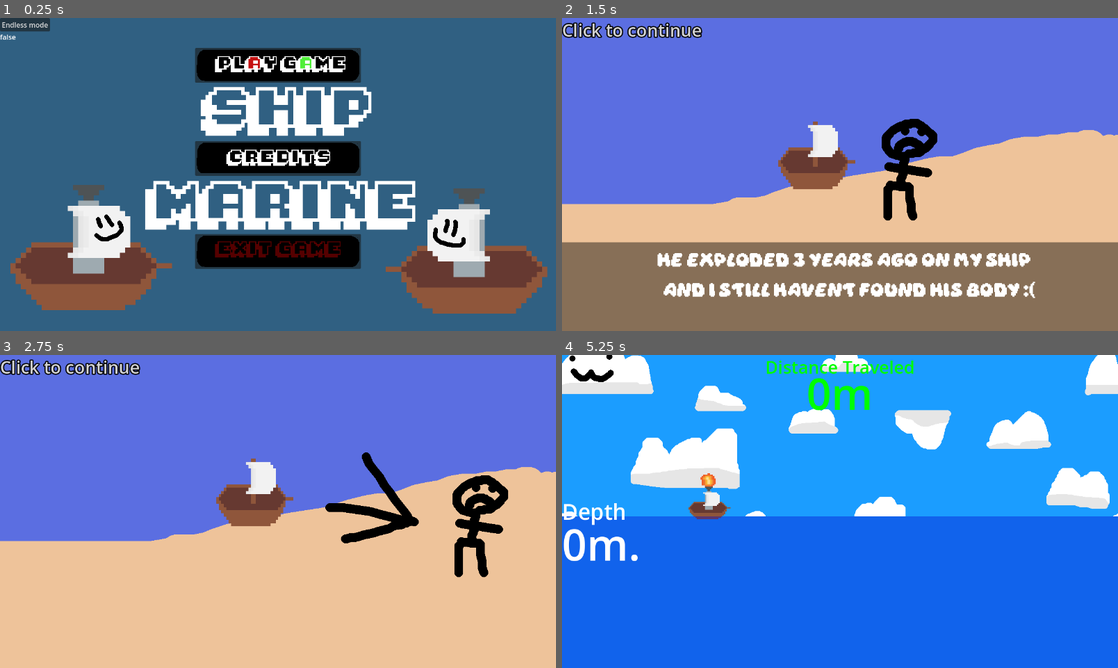
Above: before the commit, frames 1-4 (two rows, left to right).
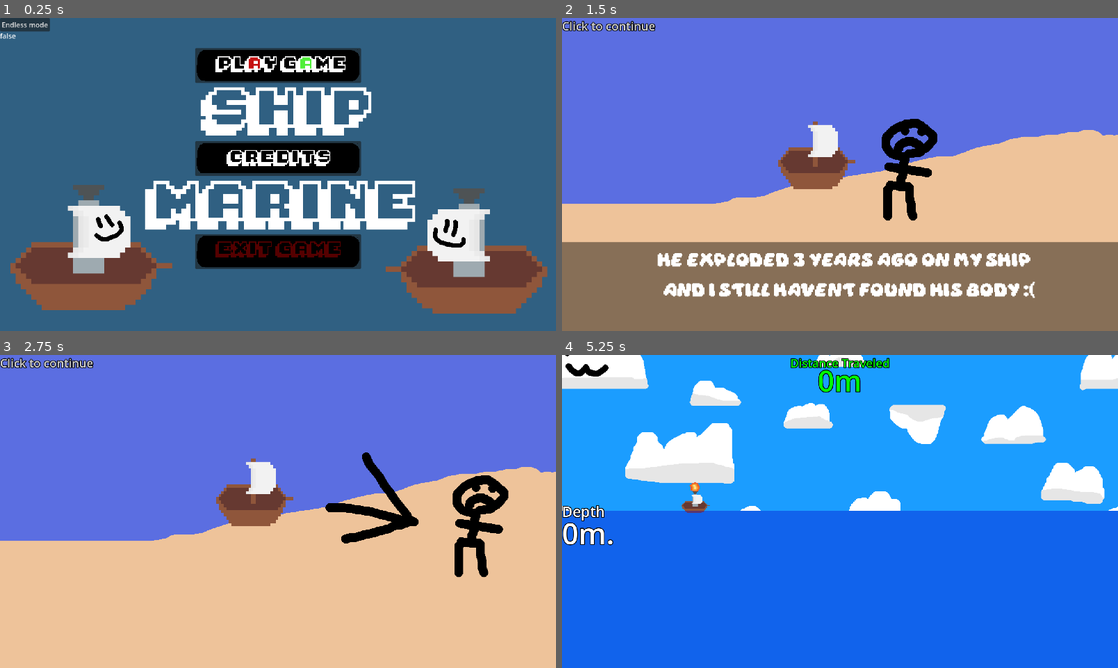
Above: after the commit, the same moments.

Repository: dkristia/Shipmarine
Game: Godot game, scene res://Scenes/MainMenu/main_menu.tscn
The game is run twice, just before and just after one commit, with the same random seed, the same clock (stepped at 60 frames per second) and the same inputs.
Inputs (mouse positions are in pixels of both pictures, inside the frame that each line leads up to):
- Up to frame 1 (0.25 s): no input
- Up to frame 2 (1.5 s): click (840, 64) at 0.5 s; click (840, 174) at 1.25 s
- Up to frame 3 (2.75 s): click (278, 511) at 2 s
- Up to frame 4 (5.25 s): click (840, 511) at 2.75 s; tap Enter (ui_accept) at 3.5, 3.77, 4.25, 4.52, 5 s

The runs differ from the first frame. In frame 1, 1.6% of the frame differs, in the area x 0-95%, y 1-87%; in frame 2, 2.1%; in frame 3, 1.3%; in frame 4, 10%, in the area x 0-100%, y 0-66%.

Commit message:
airplanes and 1080p

Diff:
--- a/GUI.tscn
+++ b/GUI.tscn
@@ -3,17 +3,25 @@
 [sub_resource type="LabelSettings" id="LabelSettings_l5ddx"]
 line_spacing = 10.0
 font_size = 50
+outline_size = 10
+outline_color = Color(0, 0, 0, 1)
 
 [sub_resource type="LabelSettings" id="LabelSettings_gh6ip"]
 font_size = 100
+outline_size = 10
+outline_color = Color(0, 0, 0, 1)
 
 [sub_resource type="LabelSettings" id="LabelSettings_wgm0u"]
 font_size = 40
 font_color = Color(0, 1, 0, 1)
+outline_size = 10
+outline_color = Color(0, 0, 0, 1)
 
 [sub_resource type="LabelSettings" id="LabelSettings_bh7ps"]
 font_size = 100
 font_color = Color(0, 1, 0, 1)
+outline_size = 10
+outline_color = Color(0, 0, 0, 1)
 
 [node name="CanvasLayer" type="CanvasLayer"]
 
--- a/Objects/Enemies/Airplane/airplane.gd
+++ b/Objects/Enemies/Airplane/airplane.gd
@@ -1,7 +1,23 @@
 extends "res://Objects/Enemies/BaseEnemy/enemy.gd"
 
 
+func _ready():
+	super._ready()
+	position.y = randf_range(-100, -1100)
 
 
 func _process(delta):
 	super._process(delta)
+	if $MainSprite.flip_h:
+		position.x += speed*delta*75
+	else:
+		position.x -= speed*delta*75
+
+
+func _on_area_entered(area):
+	if area.is_in_group("enemy"):
+		mainSprite.set_texture(_explosion)
+		area.find_child("MainSprite").set_texture(_explosion)
+		await(1)
+		area.queue_free()
+		queue_free()
--- a/Objects/Enemies/Airplane/airplane.tscn
+++ b/Objects/Enemies/Airplane/airplane.tscn
@@ -1,21 +1,23 @@
 [gd_scene load_steps=4 format=3 uid="uid://bhlamemxy13f6"]
 
-[ext_resource type="Script" path="res://Objects/Enemies/BigShip/bigship.gd" id="1_lfvnh"]
-[ext_resource type="Texture2D" uid="uid://bpejtb21rqlp7" path="res://Sprites/Enemies/bigshipx4.png" id="2_u4a6c"]
+[ext_resource type="Script" path="res://Objects/Enemies/Airplane/airplane.gd" id="1_inob7"]
+[ext_resource type="Texture2D" uid="uid://bpb8svh1f8s1m" path="res://Sprites/Enemies/airplane.png" id="2_tscdt"]
 
 [sub_resource type="RectangleShape2D" id="RectangleShape2D_wgdsr"]
 size = Vector2(21.6551, 20)
 
-[node name="Airplane" type="Area2D"]
-script = ExtResource("1_lfvnh")
+[node name="Airplane" type="Area2D" groups=["enemy"]]
+script = ExtResource("1_inob7")
 
 [node name="CollisionShape2D" type="CollisionShape2D" parent="."]
-position = Vector2(-4.71667, -35)
+position = Vector2(0, -105.08)
 scale = Vector2(14.8433, 7.08333)
 shape = SubResource("RectangleShape2D_wgdsr")
 
-[node name="Sprite2D" type="Sprite2D" parent="."]
-position = Vector2(0, -67)
-texture = ExtResource("2_u4a6c")
+[node name="MainSprite" type="Sprite2D" parent="."]
+position = Vector2(0, -101.08)
+scale = Vector2(3.48, 3.48)
+texture = ExtResource("2_tscdt")
 
+[connection signal="area_entered" from="." to="." method="_on_area_entered"]
 [connection signal="body_entered" from="." to="." method="_on_body_entered"]
--- a/Objects/Enemies/BaseEnemy/enemy.gd
+++ b/Objects/Enemies/BaseEnemy/enemy.gd
@@ -4,10 +4,14 @@
 @onready var speed = $"/root/Game".speed
 @onready var isplayerdead = $"/root/Game".isDead
 @onready var explosion = $"/root/Game/Ship/Explosion"
+@onready var mainSprite = $MainSprite
+var _explosion = preload("res://Sprites/Ship/explosion.png")
 var gameOverscene = preload("res://Scenes/GameOver/game_over.tscn")
+
+
 func _ready():
-	position.x = 1500
-	position.y = 0
+	position.x = 1920.0/2.0+500.0 + float(mainSprite.texture.get_width())/2.0 * float(mainSprite.scale.x)
+	position.y = 0.0
 
 
 # Called every frame. 'delta' is the elapsed time since the previous frame.
--- a/Objects/Enemies/BaseEnemy/enemy.tscn
+++ b/Objects/Enemies/BaseEnemy/enemy.tscn
@@ -4,11 +4,13 @@
 
 [sub_resource type="RectangleShape2D" id="RectangleShape2D_wgdsr"]
 
-[node name="Enemy" type="Area2D"]
+[node name="Enemy" type="Area2D" groups=["enemy"]]
 script = ExtResource("1_tfut7")
 
 [node name="CollisionShape2D" type="CollisionShape2D" parent="."]
 scale = Vector2(7, 7)
 shape = SubResource("RectangleShape2D_wgdsr")
 
+[node name="MainSprite" type="Sprite2D" parent="."]
+
 [connection signal="body_entered" from="." to="." method="_on_body_entered"]
--- a/Objects/Enemies/BigShip/bigship.gd
+++ b/Objects/Enemies/BigShip/bigship.gd
@@ -1,5 +1,4 @@
 extends "res://Objects/Enemies/BaseEnemy/enemy.gd"
-
 
 
 
--- a/Objects/Enemies/BigShip/bigship.tscn
+++ b/Objects/Enemies/BigShip/bigship.tscn
@@ -6,7 +6,7 @@
 [sub_resource type="RectangleShape2D" id="RectangleShape2D_wgdsr"]
 size = Vector2(21.8954, 332.927)
 
-[node name="Bigship" type="Area2D"]
+[node name="Bigship" type="Area2D" groups=["enemy"]]
 z_index = -2
 script = ExtResource("1_57ll8")
 
@@ -15,7 +15,7 @@
 scale = Vector2(14.8433, 0.40333)
 shape = SubResource("RectangleShape2D_wgdsr")
 
-[node name="Mainsprite" type="Sprite2D" parent="."]
+[node name="MainSprite" type="Sprite2D" parent="."]
 position = Vector2(0, -67)
 texture = ExtResource("2_oqv7k")
 
--- a/Objects/Enemies/Island/island.gd
+++ b/Objects/Enemies/Island/island.gd
@@ -3,7 +3,6 @@
 var islandbottom = preload("res://Objects/Enemies/Island/islandbottom.tscn")
 
 func _ready():
-	position.x = 1100
 	super._ready()
 	var currenty = 148
 	for n in 300:
--- a/Objects/Enemies/Island/island.tscn
+++ b/Objects/Enemies/Island/island.tscn
@@ -11,11 +11,11 @@
 z_index = -2
 script = ExtResource("1_3mh5j")
 
-[node name="Mainsprite" type="Sprite2D" parent="."]
+[node name="MainSprite" type="Sprite2D" parent="."]
 position = Vector2(0, -32)
 texture = ExtResource("2_hrfe1")
 
-[node name="Islandbottom" parent="." instance=ExtResource("3_t14sl")]
+[node name="IslandBottom" parent="." instance=ExtResource("3_t14sl")]
 
 [node name="CollisionShape2D" type="CollisionShape2D" parent="."]
 position = Vector2(0, 49904)
--- a/Objects/Ship/ShipMovement.gd
+++ b/Objects/Ship/ShipMovement.gd
@@ -68,9 +68,3 @@
 		_animated_sprite.play(anim1)
 		await _animated_sprite.animation_finished
 		_animated_sprite.play(anim2)
-
-
-func _on_float_box_body_entered(body):
-	print("hi")
-	inWater = true
-	velocity.y -= velocity.y*0.6
--- a/Objects/Ship/ship.tscn
+++ b/Objects/Ship/ship.tscn
@@ -111,8 +111,8 @@
 script = ExtResource("1_o71jj")
 
 [node name="Camera2D" type="Camera2D" parent="."]
-position = Vector2(114.394, 0)
-scale = Vector2(0.378788, 0.378788)
+offset = Vector2(500, 0)
+limit_smoothed = true
 position_smoothing_enabled = true
 
 [node name="AnimatedSprite2D" type="AnimatedSprite2D" parent="."]
--- a/Scenes/Credits/credits.gd
+++ b/Scenes/Credits/credits.gd
@@ -1,15 +1,4 @@
 extends Control
-
-
-# Called when the node enters the scene tree for the first time.
-func _ready():
-	pass # Replace with function body.
-
-
-# Called every frame. 'delta' is the elapsed time since the previous frame.
-func _process(delta):
-	pass
-
 
 func _on_back_pressed():
 	queue_free()
--- a/Scenes/Credits/credits.tscn
+++ b/Scenes/Credits/credits.tscn
@@ -20,12 +20,14 @@
 [node name="CanvasLayer" type="CanvasLayer" parent="."]
 
 [node name="Credits" type="Sprite2D" parent="CanvasLayer"]
+scale = Vector2(1.5, 1.5)
 texture = ExtResource("1_yfex8")
 centered = false
 
 [node name="Back" type="Button" parent="CanvasLayer"]
 offset_right = 8.0
 offset_bottom = 8.0
+scale = Vector2(1.5, 1.5)
 theme_override_styles/normal = SubResource("StyleBoxEmpty_d4ptj")
 theme_override_styles/hover = SubResource("StyleBoxEmpty_s3lnt")
 theme_override_styles/pressed = SubResource("StyleBoxEmpty_s3lnt")
--- a/Scenes/Cutscene/cutscene.tscn
+++ b/Scenes/Cutscene/cutscene.tscn
@@ -38,61 +38,73 @@
 [node name="CanvasLayer" type="CanvasLayer" parent="."]
 
 [node name="Cutscene1" type="Sprite2D" parent="CanvasLayer"]
+scale = Vector2(1.5, 1.5)
 texture = ExtResource("2_2cvn0")
 centered = false
 
 [node name="Cutscene2" type="Sprite2D" parent="CanvasLayer"]
 visible = false
+scale = Vector2(1.5, 1.5)
 texture = ExtResource("3_vglwd")
 centered = false
 
 [node name="Cutscene3" type="Sprite2D" parent="CanvasLayer"]
 visible = false
+scale = Vector2(1.5, 1.5)
 texture = ExtResource("4_d6q0c")
 centered = false
 
 [node name="Cutscene4" type="Sprite2D" parent="CanvasLayer"]
 visible = false
+scale = Vector2(1.5, 1.5)
 texture = ExtResource("5_oifmv")
 centered = false
 
 [node name="Cutscene5" type="Sprite2D" parent="CanvasLayer"]
 visible = false
+scale = Vector2(1.5, 1.5)
 texture = ExtResource("6_r432t")
 centered = false
 
 [node name="Cutscene6" type="Sprite2D" parent="CanvasLayer"]
 visible = false
+scale = Vector2(1.5, 1.5)
 texture = ExtResource("7_fdyuc")
 centered = false
 
 [node name="Cutscene7" type="Sprite2D" parent="CanvasLayer"]
 visible = false
+scale = Vector2(1.5, 1.5)
 texture = ExtResource("8_4084i")
 centered = false
 
 [node name="Cutscene8" type="Sprite2D" parent="CanvasLayer"]
 visible = false
+scale = Vector2(1.5, 1.5)
 texture = ExtResource("9_k7ech")
 centered = false
 
 [node name="Cutscene9" type="Sprite2D" parent="CanvasLayer"]
 visible = false
+scale = Vector2(1.5, 1.5)
 texture = ExtResource("10_yw4iy")
 centered = false
 
 [node name="Cutscene10" type="Sprite2D" parent="CanvasLayer"]
 visible = false
+scale = Vector2(1.5, 1.5)
 texture = ExtResource("11_nlbi8")
 centered = false
 
 [node name="Cutscene11" type="Sprite2D" parent="CanvasLayer"]
 visible = false
+scale = Vector2(1.5, 1.5)
 texture = ExtResource("12_psj6u")
 centered = false
 
 [node name="Cutscene12" type="Sprite2D" parent="CanvasLayer"]
 visible = false
+scale = Vector2(1.5, 1.5)
 texture = ExtResource("13_ugnee")
 centered = false
 
@@ -106,6 +118,7 @@
 custom_minimum_size = Vector2(1280, 720)
 offset_right = 8.0
 offset_bottom = 8.0
+scale = Vector2(1.5, 1.5)
 theme_override_styles/normal = SubResource("StyleBoxEmpty_g3h8b")
 theme_override_styles/hover = SubResource("StyleBoxEmpty_g3h8b")
 theme_override_styles/pressed = SubResource("StyleBoxEmpty_g3h8b")
--- a/Scenes/Game/game.gd
+++ b/Scenes/Game/game.gd
@@ -3,13 +3,16 @@
 @onready var _score = $"GUI/MarginContainer/VBoxContainer/Score/Points"
 @export var speed = 1
 @export var isDead = false
-@onready var timer = $Timer
+@onready var regEnemTimer = $RegularEnemyTimer
+@onready var skyEnemTimer = $SkyEnemyTimer
 
 @onready var vars = get_node("/root/first")
 
 @export var winScore = 150
 
 var enemies = []
+
+var skyenemies = []
 
 var rng = RandomNumberGenerator.new()
 
@@ -21,6 +24,8 @@
 	enemies.append(bigship)
 	var island = load("res://Objects/Enemies/Island/island.tscn")
 	enemies.append(island)
+	var airplane = load("res://Objects/Enemies/Airplane/airplane.tscn")
+	skyenemies.append(airplane)
 
 func _process(delta):
 
@@ -36,11 +41,21 @@
 	if isDead:
 		speed = 0
 
-func _on_timer_timeout():
-	if !isDead:
-		var rand_enemy:int = randi() % enemies.size()
-		var enemy = enemies[rand_enemy].instantiate()
-		if randf() < 0.5:
-			enemy.get_node("Mainsprite").flip_h = true
-		add_child(enemy)
-		timer.wait_time = rng.randf_range(3, 15)
+func _on_regular_enemy_timer_timeout():
+		if !isDead:
+			var rand_enemy:int = randi() % enemies.size()
+			var enemy = enemies[rand_enemy].instantiate()
+			if randf() < 0.5:
+				enemy.get_node("MainSprite").flip_h = true
+			add_child(enemy)
+			regEnemTimer.wait_time = rng.randf_range(3, 15)
+
+
+func _on_sky_enemy_timer_timeout():
+		if !isDead:
+			var rand_enemy:int = randi() % skyenemies.size()
+			var enemy = skyenemies[rand_enemy].instantiate()
+			if randf() < 0.5:
+				enemy.get_node("MainSprite").flip_h = true
+			add_child(enemy)
+			skyEnemTimer.wait_time = rng.randf_range(3, 10)
--- a/Scenes/Game/game.tscn
+++ b/Scenes/Game/game.tscn
@@ -24,25 +24,28 @@
 
 [node name="ParallaxBackground" parent="ColorBackground" instance=ExtResource("2_m0kst")]
 layer = -2
-offset = Vector2(-338, 0)
-transform = Transform2D(1, 0, 0, 1, -338, 0)
 follow_viewport_enabled = true
 
 [node name="Ship" parent="." instance=ExtResource("1_prw3a")]
-position = Vector2(0, -22)
 
 [node name="WaterArea2D" parent="." instance=ExtResource("2_ird0y")]
+position = Vector2(351, 0)
 
 [node name="GUI" parent="." instance=ExtResource("3_op2in")]
-
-[node name="Timer" type="Timer" parent="."]
-wait_time = 7.0
-autostart = true
 
 [node name="AudioStreamPlayer" type="AudioStreamPlayer" parent="."]
 stream = ExtResource("7_e818d")
 autoplay = true
 
+[node name="RegularEnemyTimer" type="Timer" parent="."]
+wait_time = 7.0
+autostart = true
+
+[node name="SkyEnemyTimer" type="Timer" parent="."]
+wait_time = 6.0
+autostart = true
+
 [connection signal="body_entered" from="WaterArea2D" to="Ship" method="_on_water_area_2d_body_entered"]
 [connection signal="body_exited" from="WaterArea2D" to="Ship" method="_on_water_area_2d_body_exited"]
-[connection signal="timeout" from="Timer" to="." method="_on_timer_timeout"]
+[connection signal="timeout" from="RegularEnemyTimer" to="." method="_on_regular_enemy_timer_timeout"]
+[connection signal="timeout" from="SkyEnemyTimer" to="." method="_on_sky_enemy_timer_timeout"]
--- a/Scenes/GameOver/game_over.gd
+++ b/Scenes/GameOver/game_over.gd
@@ -1,15 +1,4 @@
 extends Control
-
-
-# Called when the node enters the scene tree for the first time.
-func _ready():
-	pass # Replace with function body.
-
-
-# Called every frame. 'delta' is the elapsed time since the previous frame.
-func _process(delta):
-	pass
-
 
 func _on_play_pressed():
 	get_tree().change_scene_to_file("res://Scenes/MainMenu/main_menu.tscn")
--- a/Scenes/GameOver/game_over.tscn
+++ b/Scenes/GameOver/game_over.tscn
@@ -1,10 +1,14 @@
-[gd_scene load_steps=6 format=3 uid="uid://cdywgr4lpuseu"]
+[gd_scene load_steps=8 format=3 uid="uid://cdywgr4lpuseu"]
 
 [ext_resource type="Script" path="res://Scenes/GameOver/game_over.gd" id="1_voxts"]
 [ext_resource type="Shortcut" uid="uid://cq0qrt6m2ayr5" path="res://Scenes/accept.tres" id="2_8gtbx"]
 [ext_resource type="Texture2D" uid="uid://rnpgm1iyhtn5" path="res://Scenes/GameOver/deathscreen_playagain.png" id="2_o58dx"]
 [ext_resource type="AudioStream" uid="uid://dggv3y367mlf4" path="res://Scenes/GameOver/Dead.wav" id="2_vmtfg"]
 [ext_resource type="Texture2D" uid="uid://ba6vdpko4ga43" path="res://Scenes/GameOver/deathscreen_exitgame.png" id="3_rfpnp"]
+
+[sub_resource type="StyleBoxEmpty" id="StyleBoxEmpty_k7fdj"]
+
+[sub_resource type="StyleBoxEmpty" id="StyleBoxEmpty_glq5g"]
 
 [node name="game_over" type="Control"]
 layout_mode = 3
@@ -23,61 +27,53 @@
 grow_horizontal = 2
 grow_vertical = 2
 color = Color(1, 0, 0, 0.211765)
-metadata/_edit_use_anchors_ = true
 
 [node name="HBoxContainer" type="HBoxContainer" parent="CanvasLayer"]
-anchors_preset = 4
-anchor_top = 0.5
-anchor_bottom = 0.5
-offset_left = 81.0
-offset_top = 69.0
-offset_right = 1099.0
-offset_bottom = 147.0
+anchors_preset = -1
+anchor_right = 1.11086
+anchor_bottom = 1.18191
+offset_top = 200.0
+offset_right = -212.851
+offset_bottom = 3.53711
+grow_horizontal = 2
 grow_vertical = 2
-scale = Vector2(1.11086, 1.18191)
 size_flags_horizontal = 4
 size_flags_vertical = 4
 alignment = 1
+metadata/_edit_use_anchors_ = true
 
-[node name="VBoxContainer2" type="VBoxContainer" parent="CanvasLayer/HBoxContainer"]
+[node name="MarginContainer" type="MarginContainer" parent="CanvasLayer/HBoxContainer"]
 layout_mode = 2
-size_flags_horizontal = 4
-alignment = 1
+theme_override_constants/margin_left = 0
+theme_override_constants/margin_right = 500
 
-[node name="play" type="Button" parent="CanvasLayer/HBoxContainer/VBoxContainer2"]
+[node name="play" type="Button" parent="CanvasLayer/HBoxContainer/MarginContainer"]
 layout_mode = 2
+theme_override_styles/normal = SubResource("StyleBoxEmpty_k7fdj")
+theme_override_styles/hover = SubResource("StyleBoxEmpty_k7fdj")
+theme_override_styles/pressed = SubResource("StyleBoxEmpty_k7fdj")
+theme_override_styles/disabled = SubResource("StyleBoxEmpty_k7fdj")
+theme_override_styles/focus = SubResource("StyleBoxEmpty_k7fdj")
 shortcut = ExtResource("2_8gtbx")
 shortcut_feedback = false
 shortcut_in_tooltip = false
 icon = ExtResource("2_o58dx")
 
-[node name="MarginContainer" type="MarginContainer" parent="CanvasLayer/HBoxContainer"]
+[node name="MarginContainer2" type="MarginContainer" parent="CanvasLayer/HBoxContainer"]
 layout_mode = 2
 
-[node name="Label" type="Label" parent="CanvasLayer/HBoxContainer/MarginContainer"]
+[node name="exit" type="Button" parent="CanvasLayer/HBoxContainer/MarginContainer2"]
 layout_mode = 2
-text = "                                                           "
-
-[node name="VBoxContainer" type="VBoxContainer" parent="CanvasLayer/HBoxContainer"]
-layout_mode = 2
-size_flags_horizontal = 4
-alignment = 1
-
-[node name="exit" type="Button" parent="CanvasLayer/HBoxContainer/VBoxContainer"]
-layout_mode = 2
+theme_override_styles/normal = SubResource("StyleBoxEmpty_glq5g")
+theme_override_styles/hover = SubResource("StyleBoxEmpty_glq5g")
+theme_override_styles/pressed = SubResource("StyleBoxEmpty_glq5g")
+theme_override_styles/disabled = SubResource("StyleBoxEmpty_glq5g")
+theme_override_styles/focus = SubResource("StyleBoxEmpty_glq5g")
 icon = ExtResource("3_rfpnp")
-
-[node name="Label" type="Label" parent="CanvasLayer"]
-offset_left = 614.0
-offset_top = 72.0
-offset_right = 654.0
-offset_bottom = 95.0
-size_flags_horizontal = 4
-size_flags_vertical = 0
 
 [node name="AudioStreamPlayer" type="AudioStreamPlayer" parent="."]
 stream = ExtResource("2_vmtfg")
 autoplay = true
 
-[connection signal="pressed" from="CanvasLayer/HBoxContainer/VBoxContainer2/play" to="." method="_on_play_pressed"]
-[connection signal="pressed" from="CanvasLayer/HBoxContainer/VBoxContainer/exit" to="." method="_on_exit_pressed"]
+[connection signal="pressed" from="CanvasLayer/HBoxContainer/MarginContainer/play" to="." method="_on_play_pressed"]
+[connection signal="pressed" from="CanvasLayer/HBoxContainer/MarginContainer2/exit" to="." method="_on_exit_pressed"]
--- a/Scenes/MainMenu/main_menu.gd
+++ b/Scenes/MainMenu/main_menu.gd
@@ -7,7 +7,7 @@
 @onready var endlessLabel = $CanvasLayer/EndlessLabel
 
 # Called every frame. 'delta' is the elapsed time since the previous frame.
-func _process(delta):
+func _process(_delta):
 	endlessLabel.text = str(vars.endless)
 	pass
 
--- a/Scenes/MainMenu/main_menu.tscn
+++ b/Scenes/MainMenu/main_menu.tscn
@@ -20,6 +20,7 @@
 [node name="CanvasLayer" type="CanvasLayer" parent="."]
 
 [node name="MainmenuNobuttons" type="Sprite2D" parent="CanvasLayer"]
+scale = Vector2(1.5, 1.5)
 texture = ExtResource("2_76gyl")
 centered = false
 
@@ -29,12 +30,13 @@
 anchor_top = 0.5
 anchor_right = 0.5
 anchor_bottom = 0.5
-offset_left = -191.0
-offset_top = -161.0
-offset_right = 191.0
-offset_bottom = 87.0
+offset_left = -286.0
+offset_top = -436.0
+offset_right = 96.0
+offset_bottom = 72.0
 grow_horizontal = 2
 grow_vertical = 2
+scale = Vector2(1.5, 1.5)
 size_flags_horizontal = 4
 size_flags_vertical = 0
 
@@ -66,12 +68,14 @@
 [node name="Endless" type="Button" parent="CanvasLayer"]
 offset_right = 8.0
 offset_bottom = 8.0
+scale = Vector2(1.5, 1.5)
 text = "Endless mode"
 
 [node name="EndlessLabel" type="Label" parent="CanvasLayer"]
-offset_top = 32.0
+offset_top = 44.0
 offset_right = 40.0
-offset_bottom = 55.0
+offset_bottom = 70.0
+scale = Vector2(1.5, 1.5)
 text = "off
 "
 
--- a/Scenes/Victory/victory.gd
+++ b/Scenes/Victory/victory.gd
@@ -1,15 +1,4 @@
 extends Control
-
-
-# Called when the node enters the scene tree for the first time.
-func _ready():
-	pass # Replace with function body.
-
-
-# Called every frame. 'delta' is the elapsed time since the previous frame.
-func _process(delta):
-	pass
-
 
 func _on_button_pressed():
 	get_tree().change_scene_to_file("res://Scenes/MainMenu/main_menu.tscn")
--- a/Scenes/Victory/victory.tscn
+++ b/Scenes/Victory/victory.tscn
@@ -22,20 +22,23 @@
 [node name="CanvasLayer" type="CanvasLayer" parent="."]
 
 [node name="Winscreen" type="Sprite2D" parent="CanvasLayer"]
+scale = Vector2(1.5, 1.5)
 texture = ExtResource("1_8kwxo")
 centered = false
 
 [node name="Label" type="Label" parent="CanvasLayer"]
-offset_left = 436.0
-offset_top = 631.0
-offset_right = 873.0
-offset_bottom = 703.0
+offset_left = 654.0
+offset_top = 946.5
+offset_right = 1091.0
+offset_bottom = 1018.5
+scale = Vector2(1.5, 1.5)
 text = "Click to play again"
 label_settings = SubResource("LabelSettings_t8us4")
 
 [node name="Button" type="Button" parent="CanvasLayer"]
 offset_right = 1280.0
 offset_bottom = 720.0
+scale = Vector2(1.5, 1.5)
 theme_override_styles/normal = SubResource("StyleBoxEmpty_qqqdh")
 theme_override_styles/hover = SubResource("StyleBoxEmpty_qqqdh")
 theme_override_styles/pressed = SubResource("StyleBoxEmpty_qqqdh")
--- a/parallax_background.tscn
+++ b/parallax_background.tscn
@@ -7,11 +7,12 @@
 script = ExtResource("1_gjner")
 
 [node name="Clouds" type="ParallaxLayer" parent="."]
-position = Vector2(0, -720)
 motion_scale = Vector2(0.5, 0)
-motion_mirroring = Vector2(1280, 0)
+motion_mirroring = Vector2(1920, 0)
 
 [node name="Sky" type="Sprite2D" parent="Clouds"]
 texture_repeat = 2
+position = Vector2(-460, -1080)
+scale = Vector2(1.5, 1.5)
 texture = ExtResource("2_tognv")
 centered = false
--- a/project.godot
+++ b/project.godot
@@ -21,8 +21,8 @@
 
 [display]
 
-window/size/viewport_width=1280
-window/size/viewport_height=720
+window/size/viewport_width=1920
+window/size/viewport_height=1080
 window/size/mode=3
 window/size/resizable=false
 window/stretch/mode="viewport"
Binary file added: Sprites/Enemies/airplane.png
Not shown, added: Sprites/Enemies/airplane.png.import
